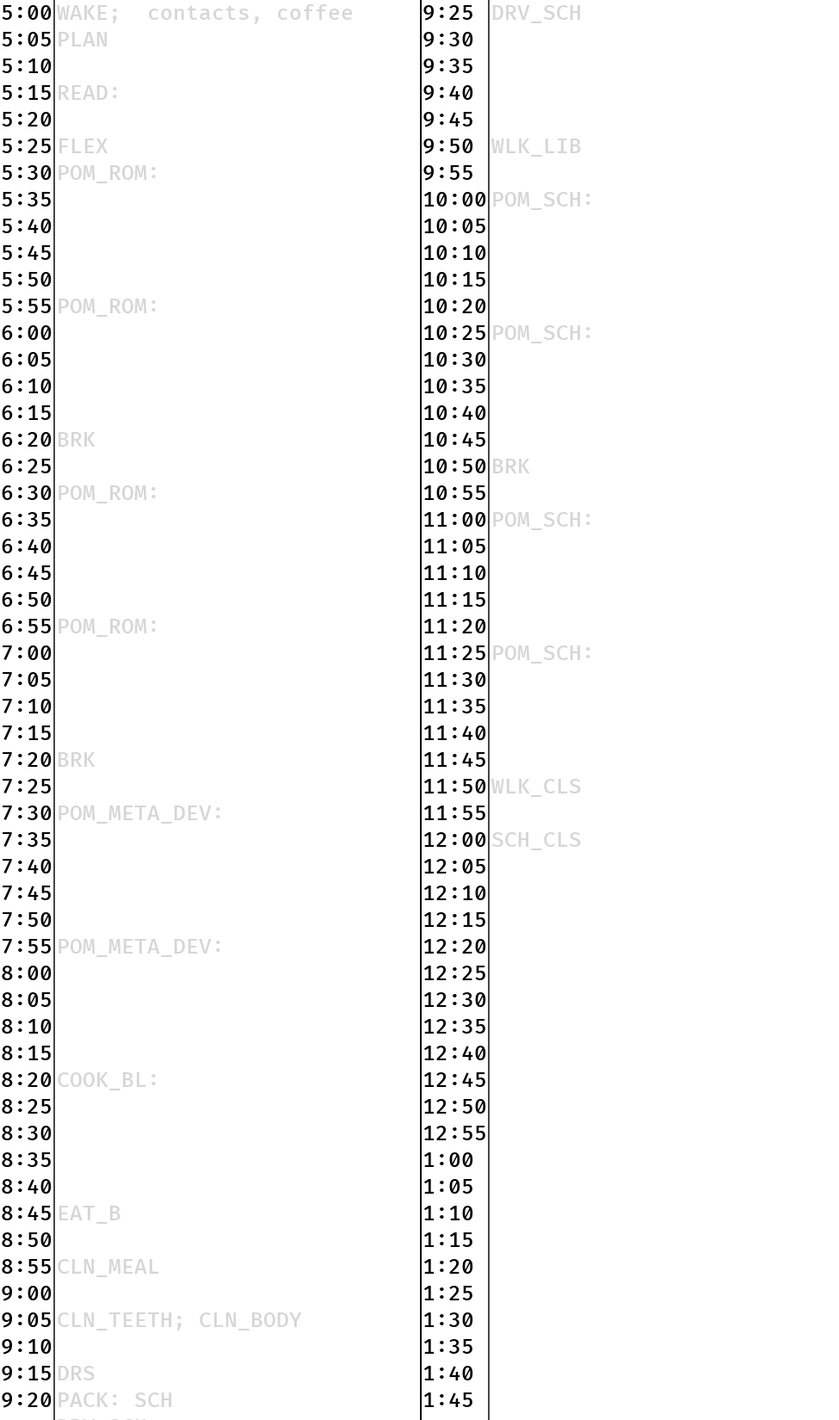
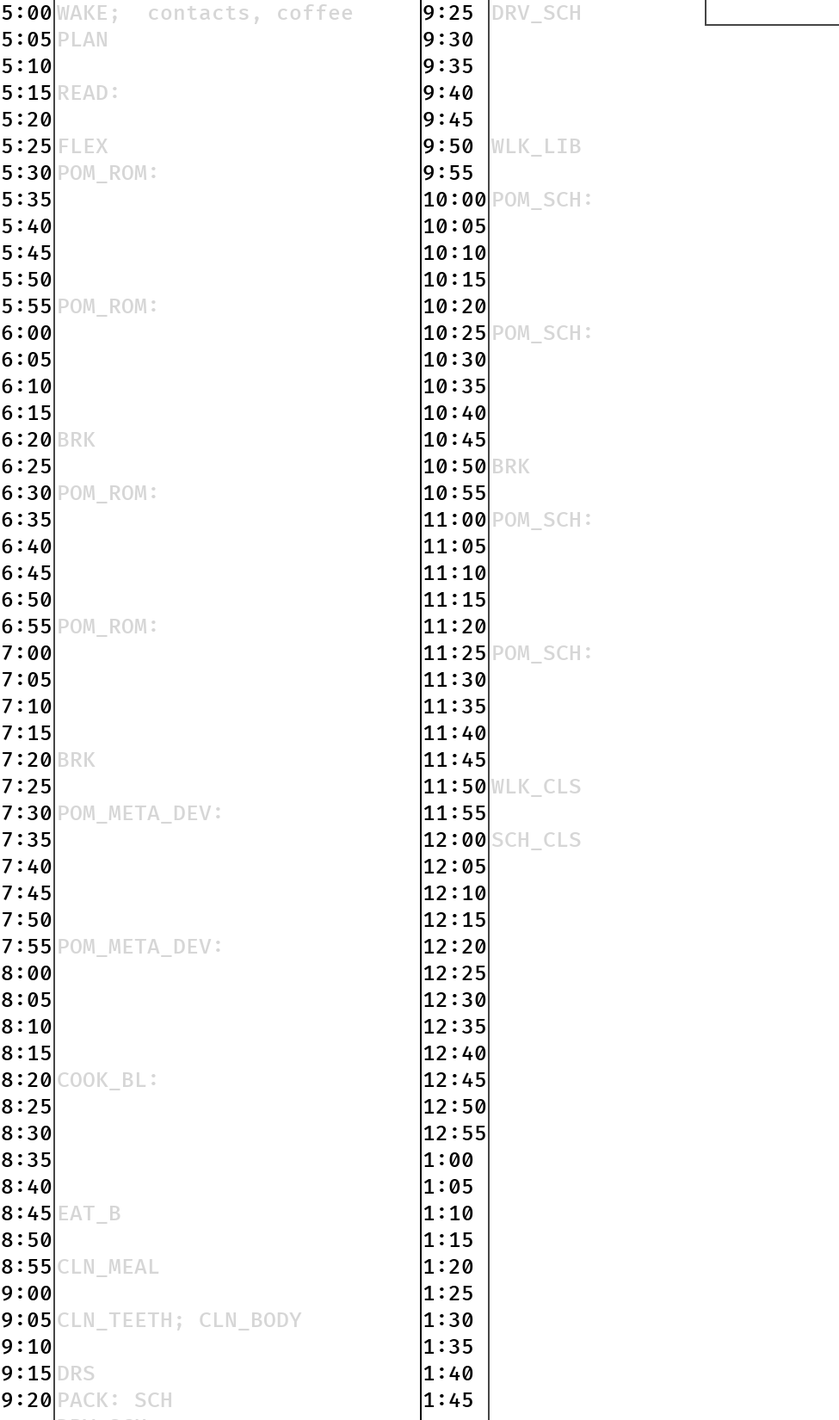
Two versions of the same layered image (839px x 1420px). Layer-by-layer changes:
added layer "date" above "tasks_925" over left=704, top=0, right=839, bottom=26
